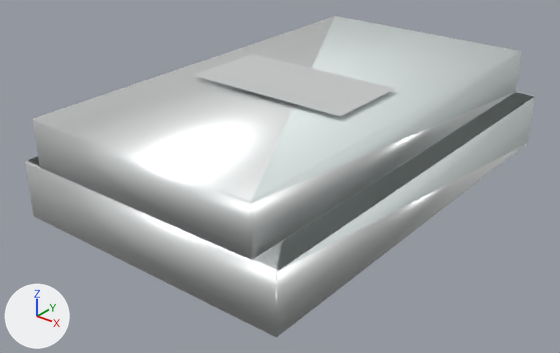
The glTF model prototype/assets/models/hulls/carrier_main_osterholm.glb: old version first, new version second.
Rendered twice from a 50 mm lens placed at (6.67, -8.96, 4.6), pointed at (-0.01, -0.61, -0.57). Every picture has the same lights, and +X, +Y and +Z are marked at lower left. The first picture is the older version. Vertices at exactly the same position are counted once.

In view in the first picture: 'carrier_main_osterholm'.
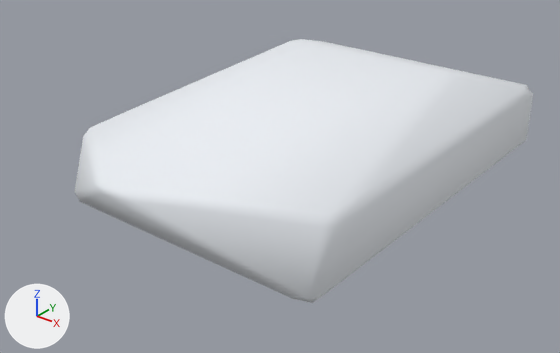
Pixel boxes [x1, y1, x2, y2] of what changed, in the pictures (560 x 353 px):
```json
{"object": "carrier_main_osterholm", "change": "reshaped", "before": [25, 16, 535, 337], "after": [74, 39, 533, 303], "on screen": "10% narrower, 18% shorter"}
{"part": 1, "of": "me_carrier_main_osterholm_mesh", "change": "rebuilt", "before": [25, 92, 535, 337], "after": [74, 39, 533, 303]}
{"part": 2, "of": "me_carrier_main_osterholm_mesh", "change": "deleted", "before": [33, 16, 521, 260]}
{"part": 3, "of": "me_carrier_main_osterholm_mesh", "change": "deleted", "before": [256, 92, 534, 270]}
{"part": 4, "of": "me_carrier_main_osterholm_mesh", "change": "deleted", "before": [193, 54, 396, 116]}
```

The change, as JSON lines over the scene's bpy script:
```json
{"block": "me_carrier_main_osterholm_mesh", "where": "# used by ob_carrier_main_osterholm; location = (0.0, 0.0, 0.0)"}
{"op": "remove", "block": "me_carrier_main_osterholm_mesh", "code": "me_carrier_main_osterholm_mesh.from_pydata(...)  # 159 vertices, 343 faces; spans x -2.25..2.25, y -3.5..3.5, z -0.8..0.88"}
{"op": "add", "block": "me_carrier_main_osterholm_mesh", "code": "me_carrier_main_osterholm_mesh.from_pydata(...)  # 40 vertices, 76 faces; spans x -2.25..2.25, y -3.94..3.5, z -0.8..0.8"}
{"block": "me_carrier_main_osterholm_mesh", "change": "me_carrier_main_osterholm_mesh part 1: the loose piece of 50 vertices spanning x -2.25..2.25, y -3.5..3.5, z -0.8..0.08 is rebuilt with 40 vertices and now spans x -2.25..2.25, y -3.94..3.5, z -0.8..0.8, in mat_carrier_main_osterholm_structural_mat (white #edf1f6)"}
{"block": "me_carrier_main_osterholm_mesh", "change": "me_carrier_main_osterholm_mesh part 2: the loose piece of 49 vertices spanning x -1.91..1.91, y -3.5..3.5, z 0.08..0.8 is deleted"}
{"block": "me_carrier_main_osterholm_mesh", "change": "me_carrier_main_osterholm_mesh part 3: the loose piece of 28 vertices spanning x 1.91..2.25, y -3.46..3.46, z 0.08 is deleted"}
{"block": "me_carrier_main_osterholm_mesh", "change": "me_carrier_main_osterholm_mesh part 4: the loose piece of 4 vertices spanning x -1.35..1.35, y -1.05..0.35, z 0.88 is deleted"}
{"block": "me_carrier_main_osterholm_mesh", "change": "other edits to the shape of me_carrier_main_osterholm_mesh do not show in these pictures"}
{"op": "remove", "block": "me_carrier_main_osterholm_mesh", "code": "me_carrier_main_osterholm_mesh.materials.append(mat_carrier_main_osterholm_armor_mat)  # white #fdffff"}
```
